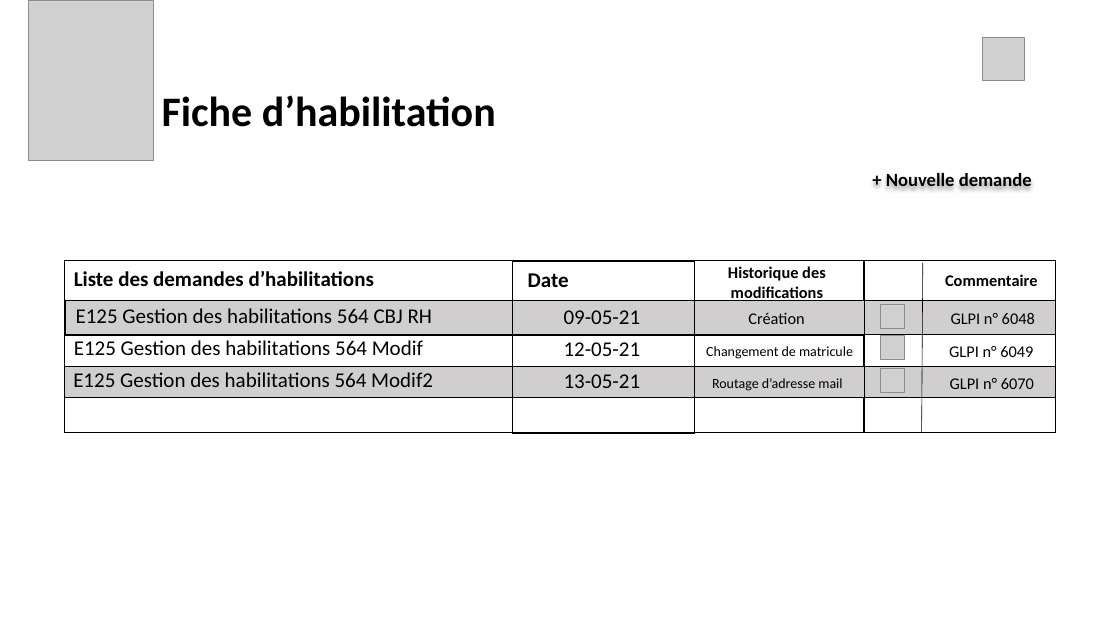
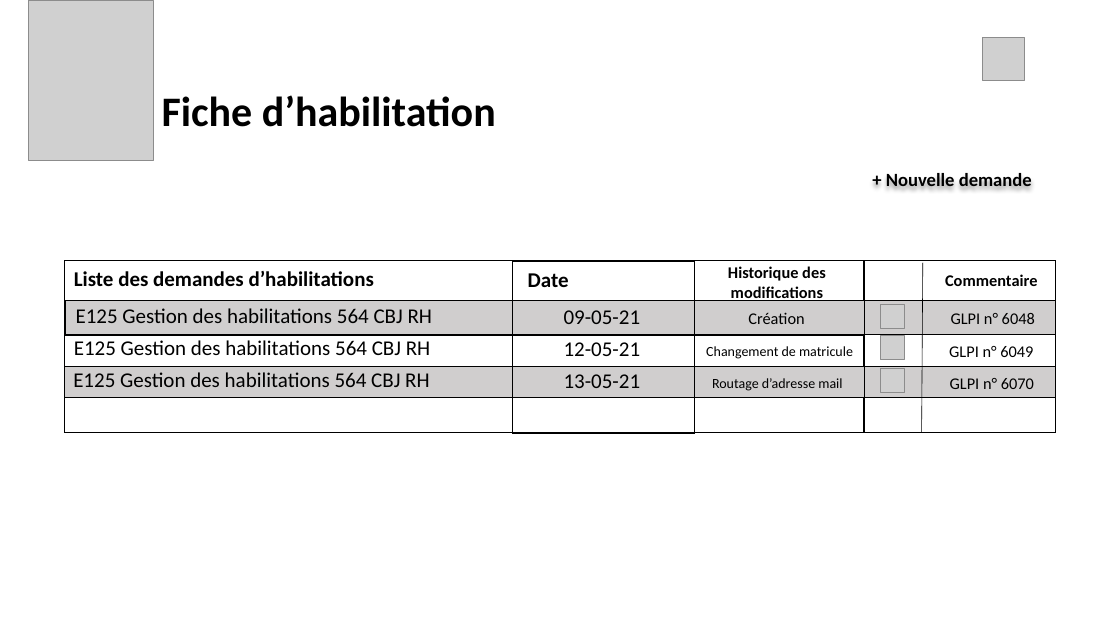
Before and after one commit to TrellixVulnTeam/ProjetM2_6AE3, a slide deck: slide 20 of rev Toky/maquette Toky.pptx. Drawn at 1120x630 pixels with LibreOffice and Linux fonts; fonts in the diff are those of the drawing; grey boxes stand for pictures. Boxes give left, top, right and bottom in pixels: in the first picture for what was removed or moved away, otherwise in the second. Text is boxed around its words. In the diff, an @@ line names an element or a change of style, - is before the commit and + after.

```diff
--- a/rev Toky/maquette Toky.pptx
+++ b/rev Toky/maquette Toky.pptx
@@ text at <box>74,340,430,355</box>: text changed @@
-E125 Gestion des habilitations 564 Modif
+E125 Gestion des habilitations 564 CBJ RH
@@ text at <box>73,372,429,387</box>: text changed @@
-E125 Gestion des habilitations 564 Modif2
+E125 Gestion des habilitations 564 CBJ RH
```
Also in this commit, not shown: 6 other files.
